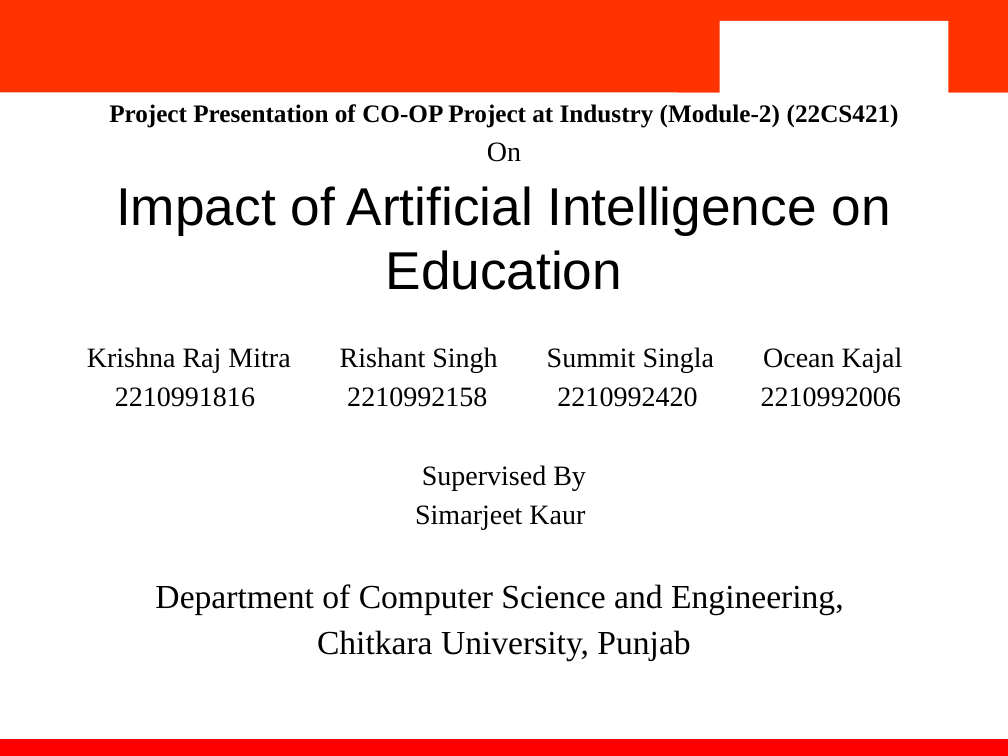
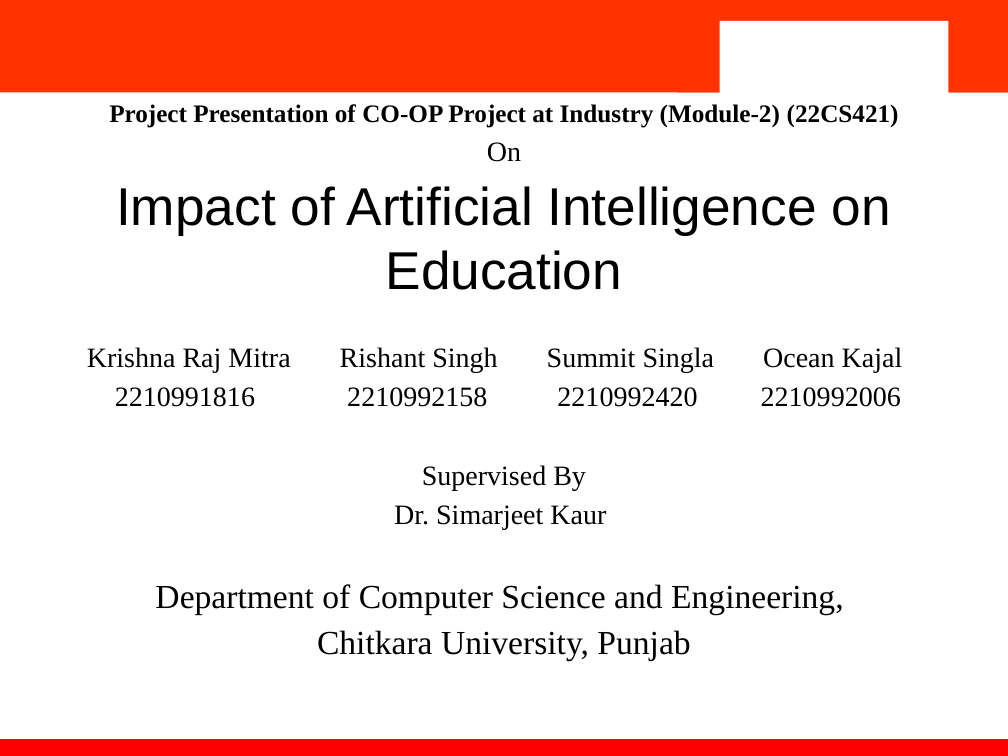
Before and after one commit to Heykrishna/impact-of-ai-on-education, a slide deck: slide 1 of PPT/Final.pptx. Drawn at 1008x756 pixels with LibreOffice and Linux fonts; fonts in the diff are those of the drawing; background and template pictures are left out. Boxes give left, top, right and bottom in pixels: in the first picture for what was removed or moved away, otherwise in the second. Text is boxed around its words. In the diff, an @@ line names an element or a change of style, - is before the commit and + after.

```diff
--- a/PPT/Final.pptx
+++ b/PPT/Final.pptx
@@ text at (394, 505, 606, 529): text changed @@
-Simarjeet Kaur
+Dr. Simarjeet Kaur
```
Also in this commit, not shown: 16 other slides changed, 3 slides removed.
